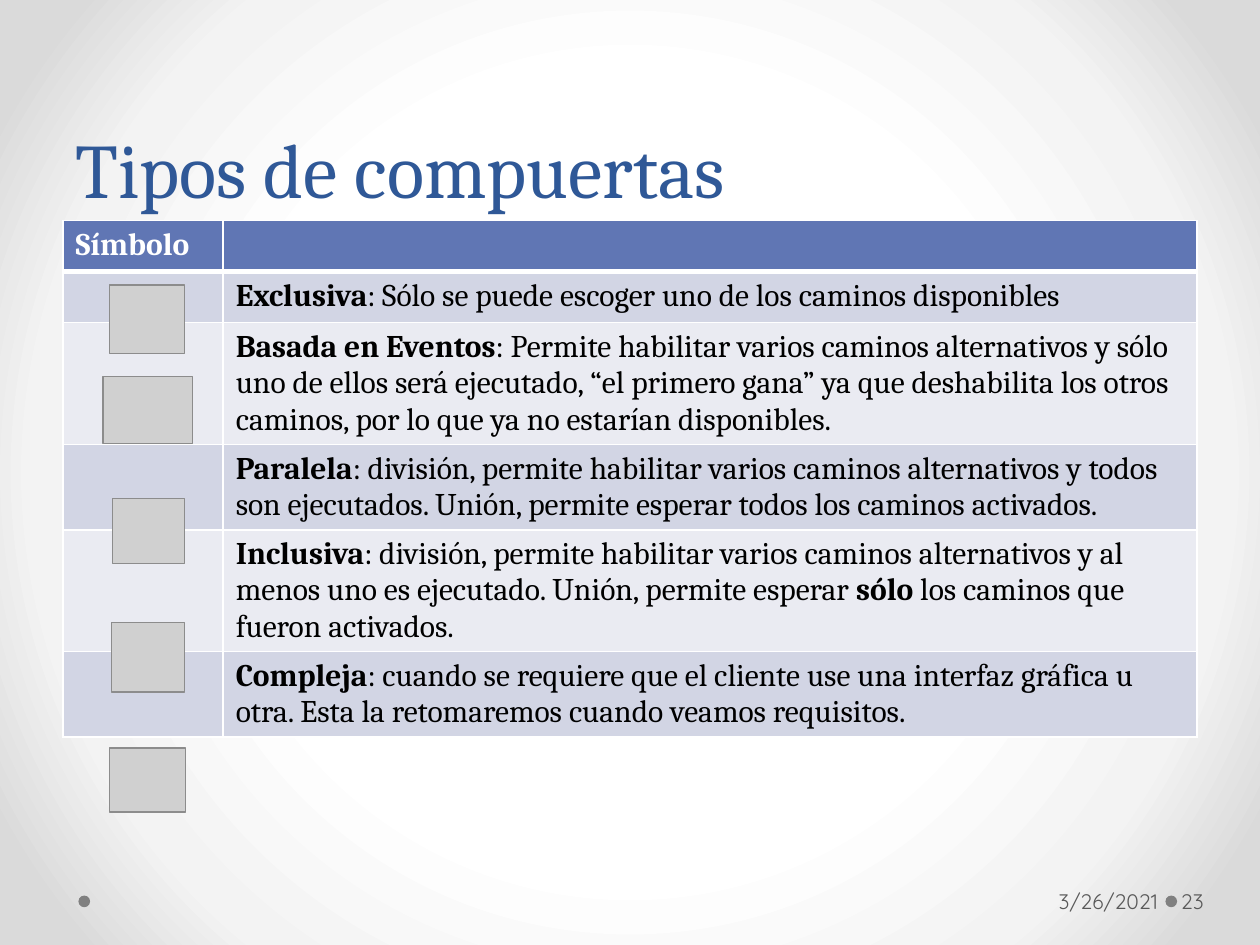
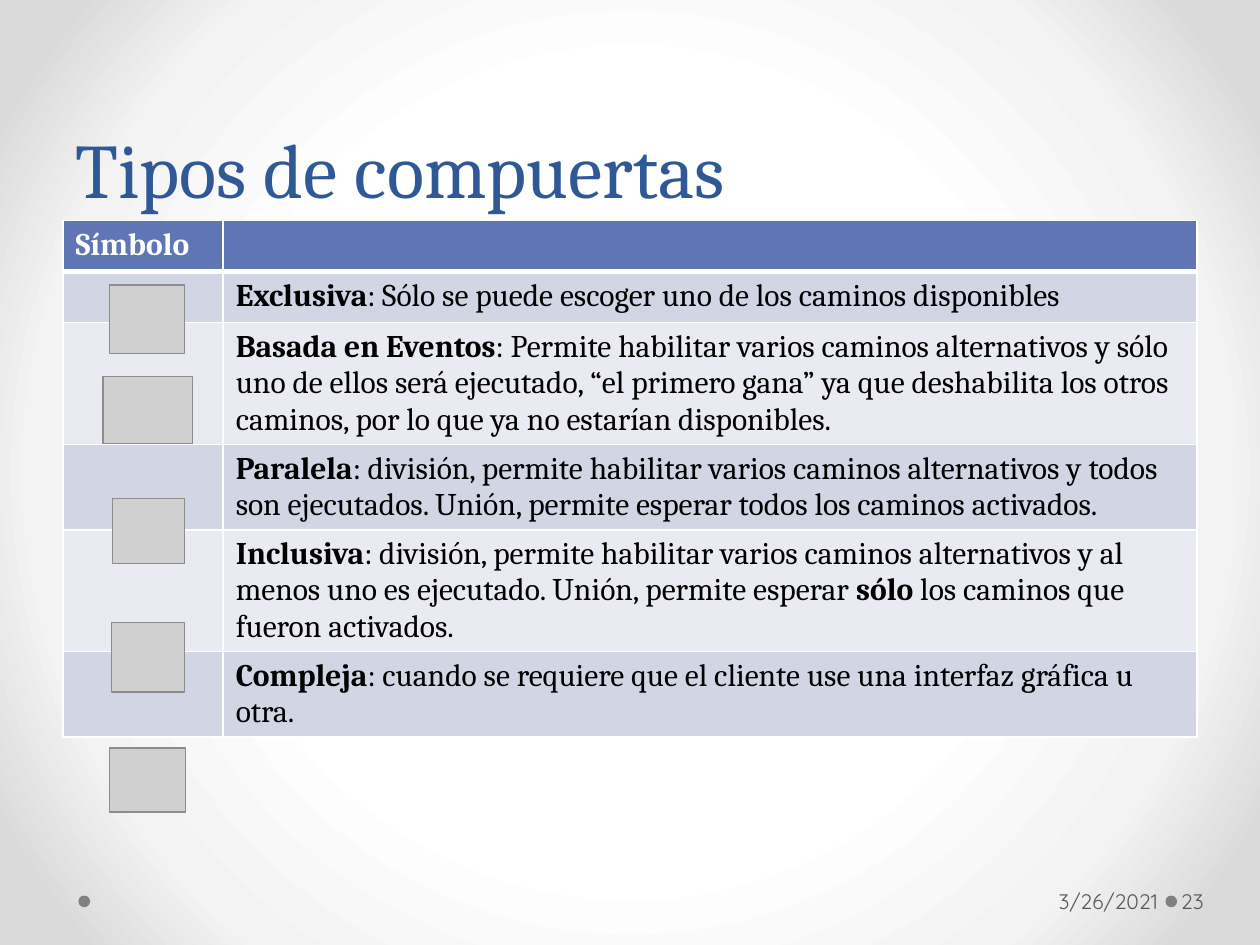
Before and after one commit to fernanvilla/MOSIS_2021_1S, a slide deck: slide 23 of MOSIS_Sesion_02_Modelado_de_Procesos_Notas.pptx. Drawn at 1260x945 pixels with LibreOffice and Linux fonts; fonts in the diff are those of the drawing; grey boxes stand for pictures. Boxes give left, top, right and bottom in pixels: in the first picture for what was removed or moved away, otherwise in the second. Text is boxed around its words. In the diff, an @@ line names an element or a change of style, - is before the commit and + after.

```diff
--- a/MOSIS_Sesion_02_Modelado_de_Procesos_Notas.pptx
+++ b/MOSIS_Sesion_02_Modelado_de_Procesos_Notas.pptx
@@ table at box(63, 220, 1197, 827) @@
-row 6, column 2: Compleja: cuando se requiere que el cliente use una interfaz gráfica u otra. Esta la retomaremos cuando veamos requisitos.
+row 6, column 2: Compleja: cuando se requiere que el cliente use una interfaz gráfica u otra.
```
Also in this commit, not shown: 14 other slides changed, 3 other files.
